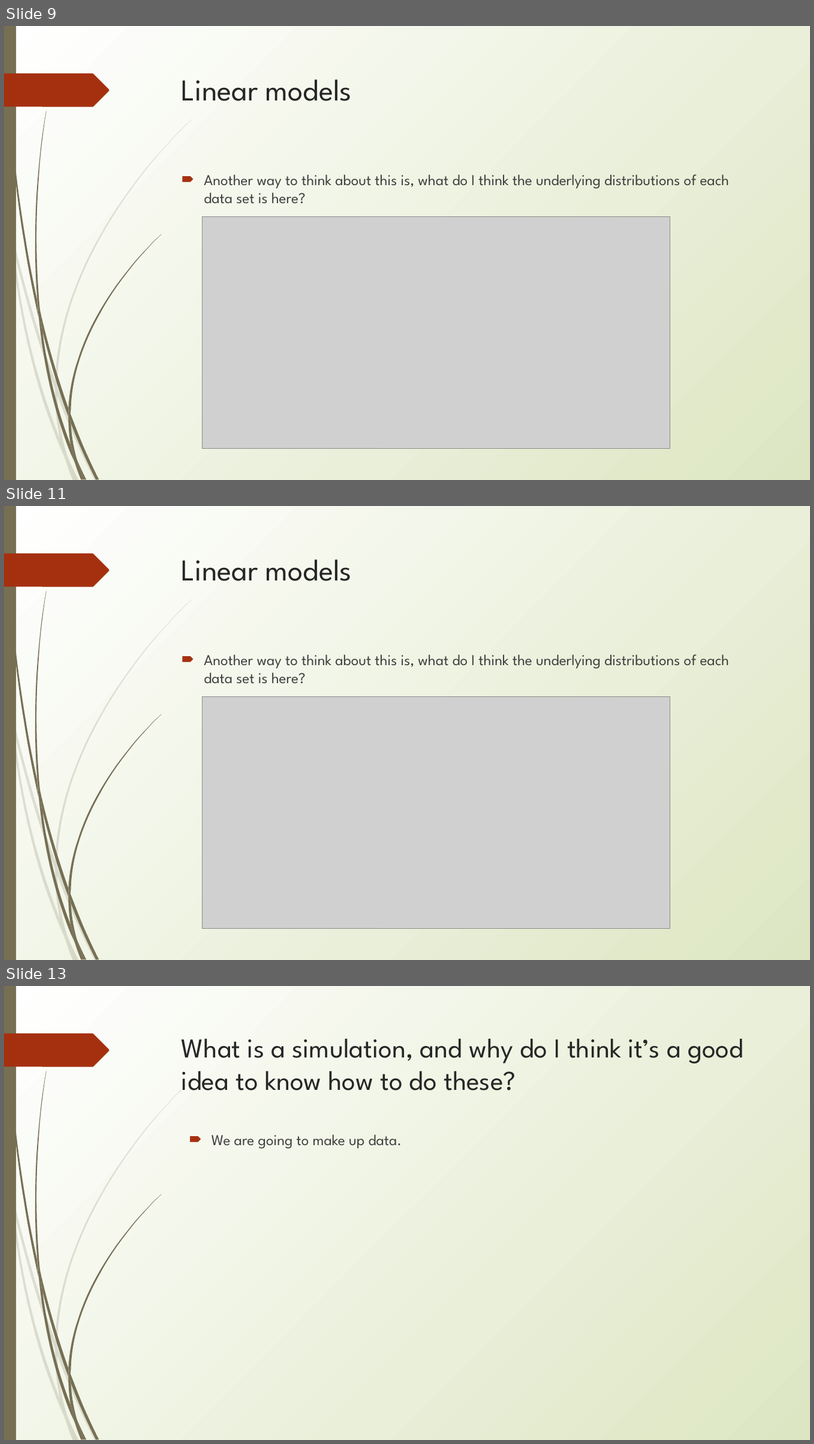
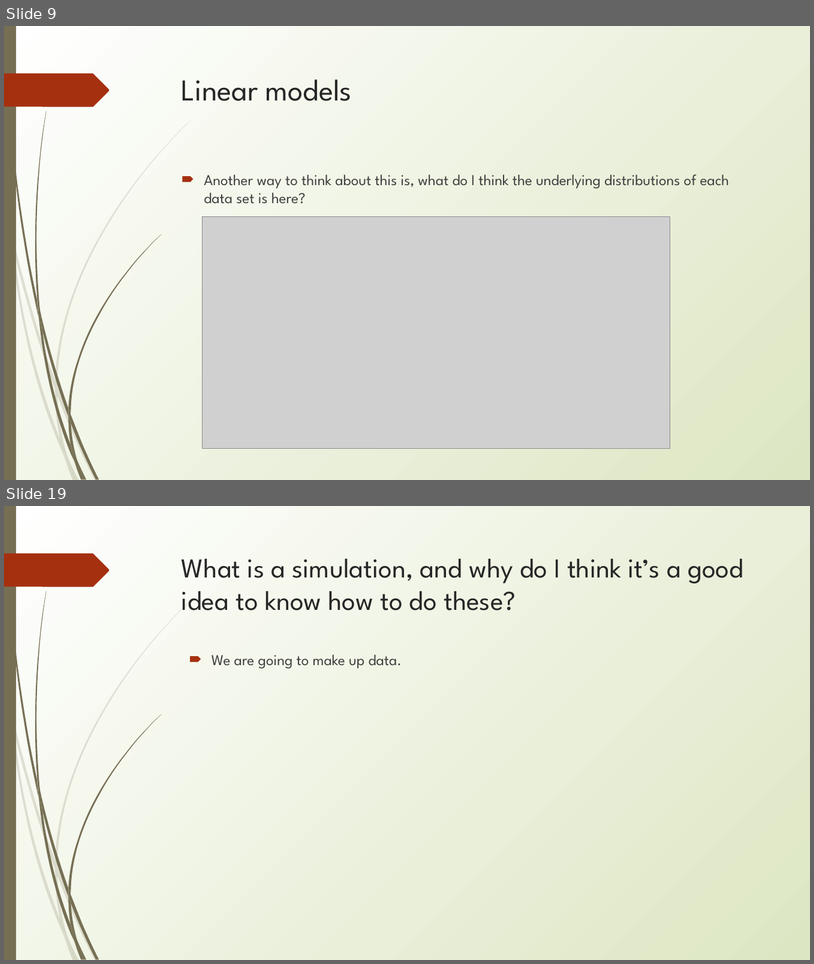
Before and after one commit to erynmcfarlane/GraduateStatsClass, a slide deck: Lecture1 _v2.pptx. Shown one above the other, each under a label of ours: slides 9, 11 and 13 before the commit, slides 9 and 19 after it; the slides between them are not shown. The pictures are 814x1444 and 814x964 pixels, drawn with LibreOffice and Linux fonts; fonts in the diff are those of the drawing; grey boxes stand for pictures. Boxes give left, top, right and bottom in pixels: in the first picture for what was removed or moved away, otherwise in the second. Text is boxed around its words. In the diff, an @@ line names an element or a change of style, - is before the commit and + after.

```diff
--- a/Lecture1 _v2.pptx
+++ b/Lecture1 _v2.pptx
@@ slide 11 removed at [4,506,810,960], background gradient #FFFFFF to #DDE6C3; not listed: 24 template elements that a slide beside it also shows @@
@@ title removed at [182,559,352,581] @@
-Linear models
@@ text removed at [204,654,730,684] @@
-🠶 Another way to think about this is, what do I think the underlying distributions of each data set is here?
@@ picture removed at [203,697,671,929] @@
@@ what was slide 13 is now slide 19 @@
```
Also in this commit, not shown: 2 slides changed, 8 slides added, 1 other slide removed, 1 other file.
